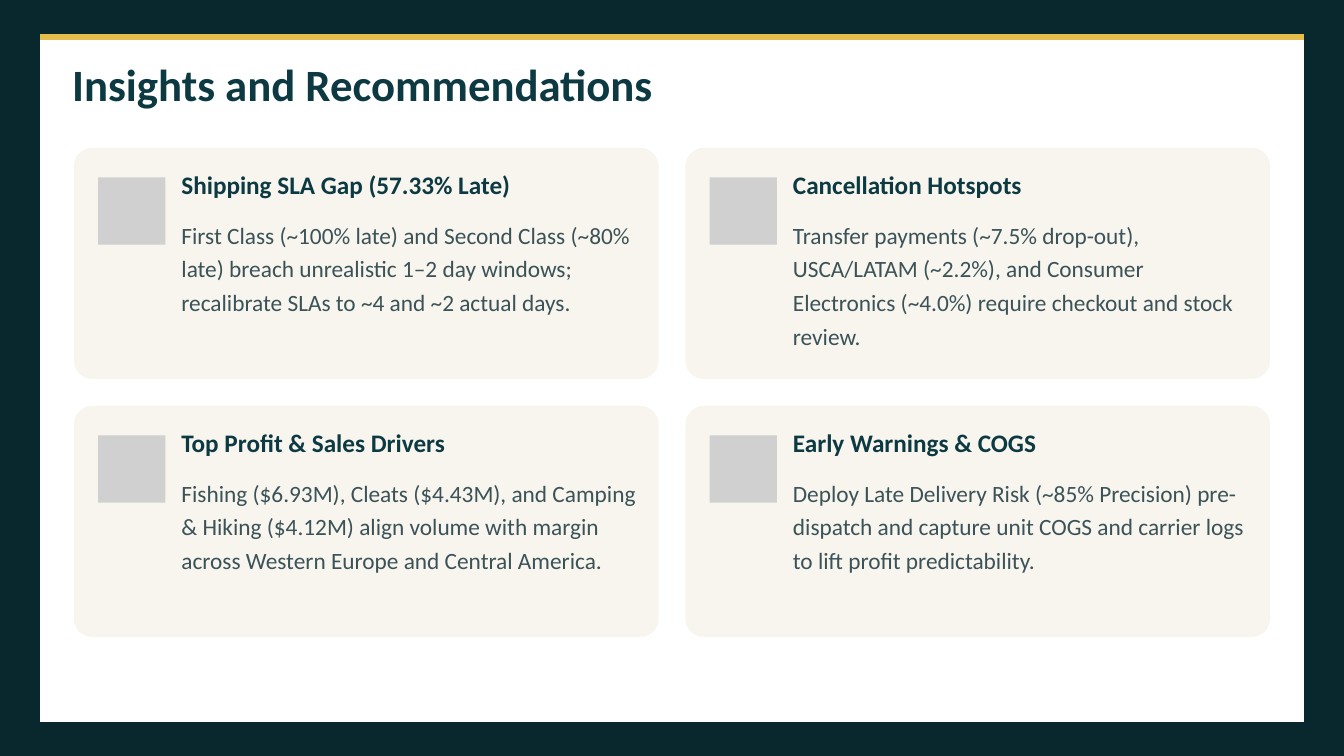
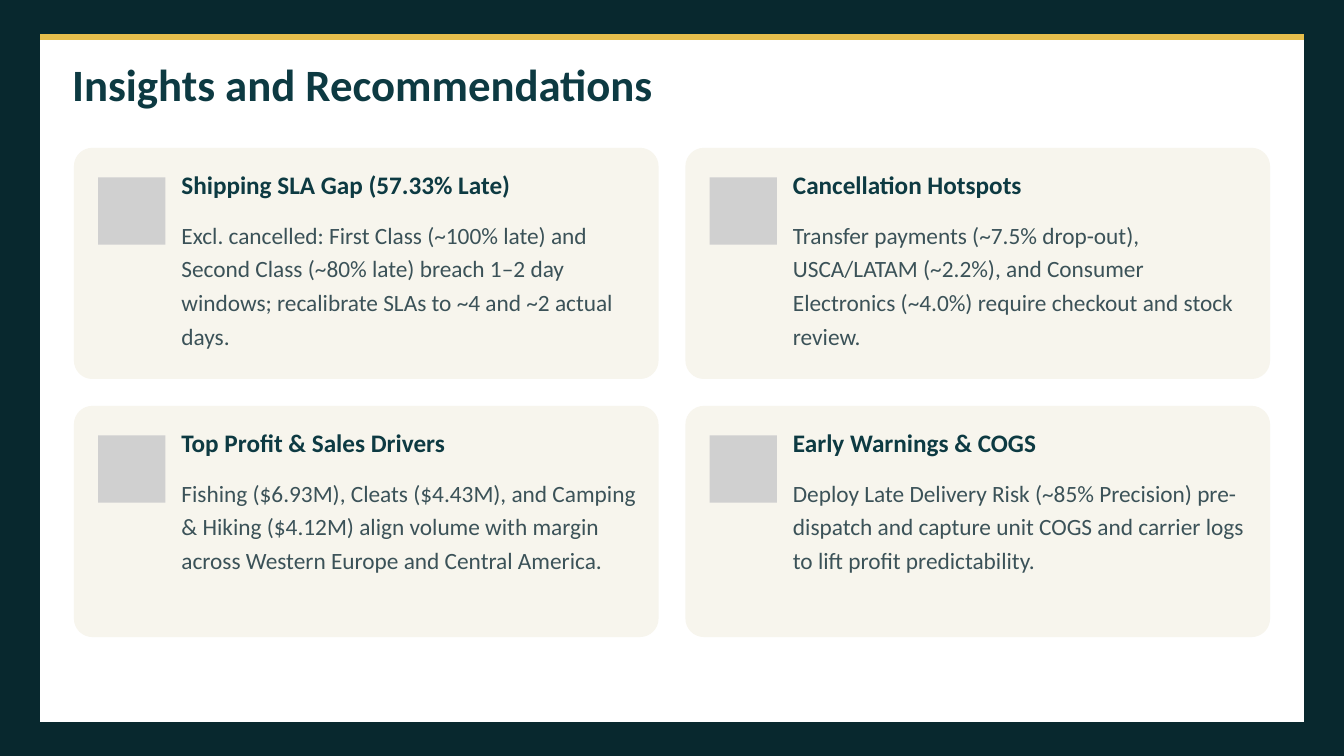
Before and after one commit to Team5-Depi/Supply-Chain-Dataset-Analysis-Final_Project, a slide deck: slide 13 of Presentation/Supply_Chain_Dataset_Analysis_Presentation.pptx. Drawn at 1344x756 pixels with LibreOffice and Linux fonts; fonts in the diff are those of the drawing; grey boxes stand for pictures. Boxes give left, top, right and bottom in pixels: in the first picture for what was removed or moved away, otherwise in the second. Text is boxed around its words. In the diff, an @@ line names an element or a change of style, - is before the commit and + after.

Commit message:
Align numbers and wording across report, deck and READMEs

```diff
--- a/Presentation/Supply_Chain_Dataset_Analysis_Presentation.pptx
+++ b/Presentation/Supply_Chain_Dataset_Analysis_Presentation.pptx
@@ text at (181,227,612,314): text changed @@
-First Class (~100% late) and Second Class (~80% late) breach unrealistic 1–2 day windows; recalibrate SLAs to ~4 and ~2 actual days.
+Excl. cancelled: First Class (~100% late) and Second Class (~80% late) breach 1–2 day windows; recalibrate SLAs to ~4 and ~2 actual days.
```
Also in this commit, not shown: 2 other slides changed, 6 other files.
